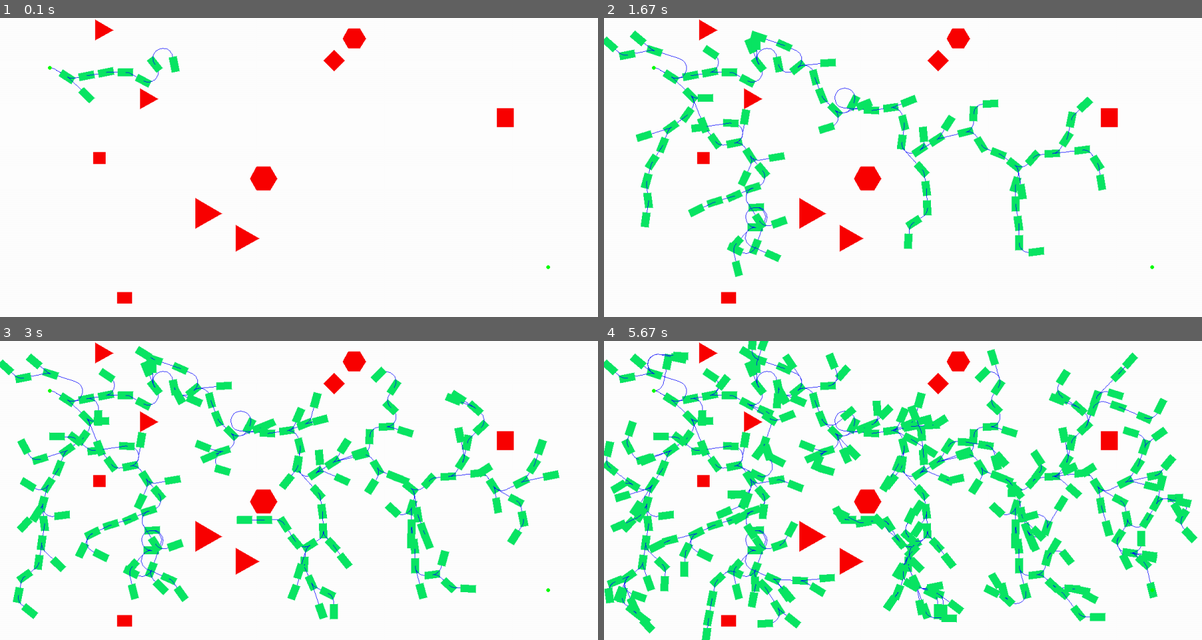
Above: before the commit, frames 1-4 (two rows, left to right).
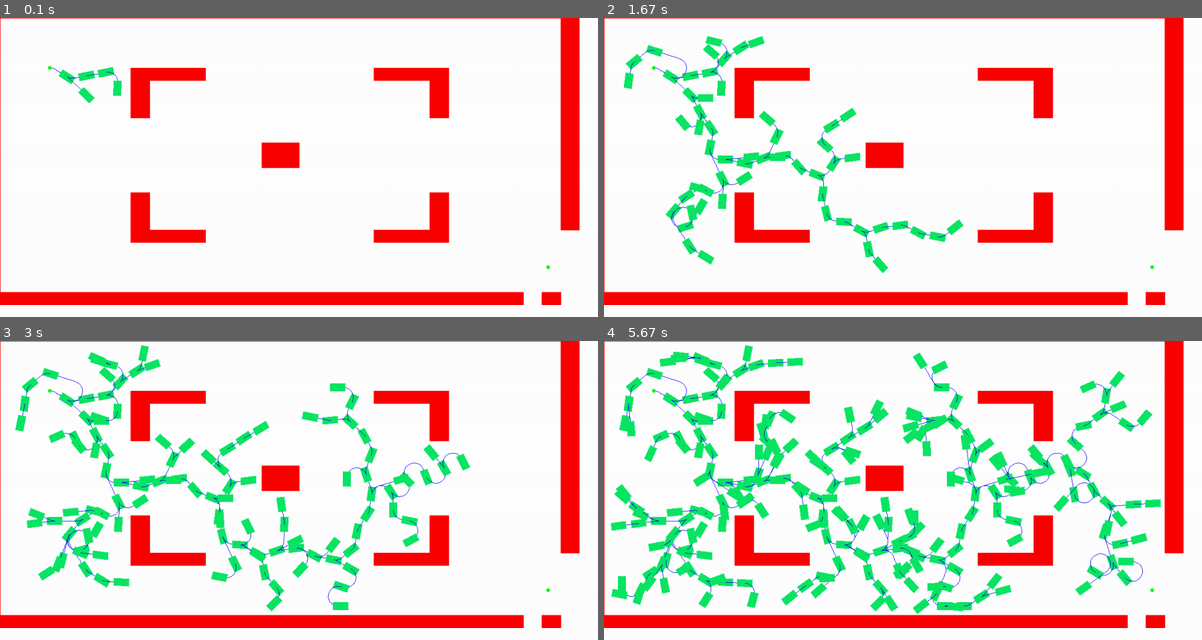
Above: after the commit, the same moments.

Repository: Marchesini010126/MotionPlanning
Game: pygame game, started from packages/testArena.py
Two runs of this game, one before a commit and one after it. Both use one fixed random seed, a clock stepped at 60 frames per second and the inputs below.
Inputs:
- Up to frame 1 (0.1 s): no input
- Up to frame 2 (1.67 s): no input
- Up to frame 3 (3 s): no input
- Up to frame 4 (5.67 s): no input

The runs differ from the first frame. In frame 1, 13% of the frame differs, in the area x 0-97%, y 0-96%; in frame 2, 21%; in frame 3, 27%; in frame 4, 35%, in the area x 0-100%, y 0-100%.

Commit message:
create function to load in txt file maps

Diff:
--- a/packages/EnvironmentSetUp_example.py
+++ b/packages/EnvironmentSetUp_example.py
@@ -53,7 +53,7 @@
 #        and the bounding radious is euqal to the radious itself
 
 # initialise map enviroment
-motionMap = EnvMap()
+motionMap = EnvMap((10,10,0),(30,30,np.pi),(100,100))
 motionMap.add_obstacles(obstacles_list)
 
 
--- /dev/null
+++ b/packages/MAP.txt
@@ -0,0 +1,24 @@
+11111111111111111111111111111111
+1..............................1
+1..............................1
+1..............................1
+1..............................1
+1.......1111.........1111......1
+1.......1...............1......1
+1.......1...............1......1
+1.......1...............1......1
+1..............................1
+1..............................1
+1..............11..............1
+1..............11..............1
+1..............................1
+1..............................1
+1.......1...............1......1
+1.......1...............1......1
+1.......1...............1......1
+1.......1111.........1111......1
+1..............................1
+1..............................1
+1..............................1
+1..............................1
+11111111111111111111111111111111
--- a/packages/RobotPlanningRoutines/planners_and_env.py
+++ b/packages/RobotPlanningRoutines/planners_and_env.py
@@ -195,6 +195,28 @@
         self.obstacle_list = obs_list
         return obs_list
 
+    def load_room_map(self, filename):
+
+        self.data = []
+        with open(filename, 'rt') as f:
+            for line in f:
+                self.data.append(line.strip())
+
+        width = self.Mapw/len(self.data[0])
+        height = self.Maph / len(self.data)
+
+        obs_list = []
+
+        for row, tiles in enumerate(self.data):
+            for col, tile in enumerate(tiles):
+                if tile == '1':
+                    center = np.array([(col-1)*width + width/2, (row-1)*height+height/2])
+                    obstacle = ObstaclesFactory.createRectangle(width, height, center)
+
+                    obs_list.append(obstacle)
+
+        self.obstacle_list = obs_list
+        return obs_list
 ###############################################################################################
 # SIMPLE ROBOT CLASS
 ###############################################################################################
--- a/packages/testArena.py
+++ b/packages/testArena.py
@@ -24,8 +24,8 @@
 myRobot              = Robot(start[0],start[1],start[2])
 
 
-randomObstacles_list  = motionMap.createRandomMap(10,['polygon','rectangle'],minRadius=20,maxRadius = 40)
-#randomObstacles_list = motionMap.load_room_map()
+# randomObstacles_list  = motionMap.createRandomMap(10,['polygon','rectangle'],minRadius=20,maxRadius = 40)
+randomObstacles_list = motionMap.load_room_map("MAP.txt")
 motionMap.add_obstacles(randomObstacles_list)
 free_obtacles = motionMap.check_feasibility()
 
